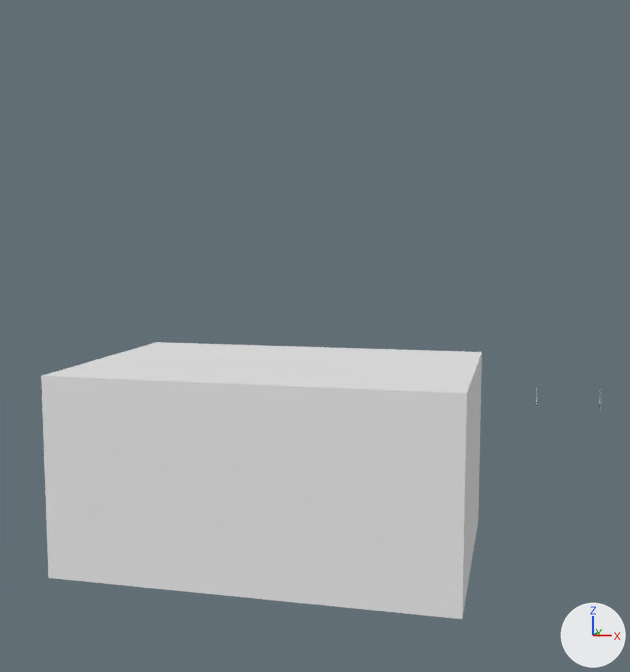
A saved change to the Blender file Assets/lab.blend.
One viewpoint serves both versions: a camera (50 mm lens) standing at (4.88, -17.5, 6.61) and looking at (0.62, 0.37, 4.49). Arrows for +X, +Y and +Z are at lower right; the lights stay in place.

In view in the first picture: 'laborator'.
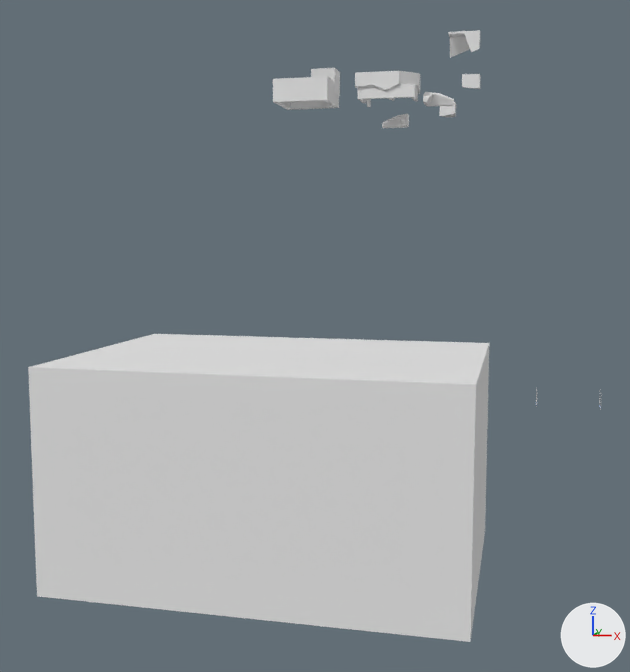
Pixel boxes [x1, y1, x2, y2] of what changed, in the pictures (630 x 672 px):
'laborator', reshaped (11% taller): before [41, 342, 482, 619]; after [28, 334, 489, 642]
'strop_panel.001', added: after [273, 76, 339, 110]
'strop_panel.001_cell.012', added: after [448, 30, 480, 58]
'strop_panel.001_cell.010', added: after [386, 71, 420, 94]
'strop_panel.001_cell.005', added: after [423, 92, 454, 106]
'Cube', added: after [311, 68, 340, 97]
'strop_panel.001_cell.002', added: after [386, 84, 418, 101]
'strop_panel.001_cell.009', added: after [358, 85, 386, 103]
'strop_panel.001_cell.014', added: after [382, 114, 409, 128]
'strop_panel.001_cell.013', added: after [462, 74, 481, 89]
'strop_panel.001_cell.008', added: after [355, 72, 372, 88]
'strop_panel.001_cell.015', added: after [372, 71, 386, 91]
'strop_panel.001_cell.003', added: after [440, 102, 456, 117]
'strop_panel.001_cell.001', added: after [411, 85, 415, 97]
'strop_panel.001_cell.007', added: after [386, 98, 394, 101]
part 1 of me_cube, built on: after [28, 334, 489, 642]

The change, as a list of edits to the scene's bpy script:
```text
Change me_cube:
    used by ob_laborator; location = (0.0, 0.0, 0.0); scale = (4.0, 3.0, 1.75)
    remove me_cube.from_pydata(...)  # 8 vertices, 6 faces; spans x -1.0..1.0, y -0.9..0.9, z -0.03..2.26
    remove me_cube.materials.append(mat_material)  # white #e7e7e7
    add me_cube.from_pydata(...)  # 24 vertices, 22 faces; spans x -1.04..1.04, y -0.97..0.97, z -0.2..2.37
    me_cube part 1
    1 face is deleted
    16 vertices are added at x -1.04..1.04, y -0.97..0.97, z -0.2..2.37
    17 new faces join them, mat_zdi (white #e7e7e7)
    add me_cube.materials.append(mat_zdi)  # white #e7e7e7
    add me_cube.materials.append(mat_podlaha)  # light grey #d6d6d6
Add ob_cube:
    ob_cube = bpy.data.objects.new('Cube', me_cube_1)  # a box spanning x -1.0..1.0, y -1.0..1.0, z -1.0..1.0
    ob_cube.parent = ob_strop_panel_001
    ob_cube.location = (0.164, 3.393, 10.22)
    ob_cube.scale = (-0.287, -0.287, -0.287)
Add ob_strop_panel_001:
    ob_strop_panel_001 = bpy.data.objects.new('strop_panel.001', me_cube_000)  # 16 vertices, 14 faces; spans x -0.642..0.642, y -0.642..0.642, z -0.193..0.326; in mat_material (white #e7e7e7)
    ob_strop_panel_001.location = (-0.2, 2.98, 9.85)
Add ob_strop_panel_001_cell_001:
    ob_strop_panel_001_cell_001 = bpy.data.objects.new('strop_panel.001_cell.001', me_mesh_017)  # 15 vertices, 6 faces; spans x -0.05..0.03, y -0.03..0.05, z -0.123..0.136; in mat_material (white #e7e7e7)
    ob_strop_panel_001_cell_001.location = (2.39, 2.37, 9.78)
Add ob_strop_panel_001_cell_002:
    ob_strop_panel_001_cell_002 = bpy.data.objects.new('strop_panel.001_cell.002', me_mesh_018)  # 51 vertices, 15 faces; spans x -0.451..0.189, y -0.223..0.418, z -0.144..0.147; in mat_material (white #e7e7e7)
    ob_strop_panel_001_cell_002.location = (2.23, 2.56, 9.8)
Add ob_strop_panel_001_cell_003:
    ob_strop_panel_001_cell_003 = bpy.data.objects.new('strop_panel.001_cell.003', me_mesh_019)  # 54 vertices, 52 faces; spans x -0.271..0.121, y -0.249..0.143, z -0.102..0.207; in mat_material (white #e7e7e7)
    ob_strop_panel_001_cell_003.location = (3.08, 3.99, 9.53)
Add ob_strop_panel_001_cell_005:
    ob_strop_panel_001_cell_005 = bpy.data.objects.new('strop_panel.001_cell.005', me_mesh_021)  # 66 vertices, 68 faces; spans x -0.18..0.461, y -0.436..0.205, z -0.138..0.153; in mat_material (white #e7e7e7)
    ob_strop_panel_001_cell_005.location = (2.74, 3.27, 9.74)
Add ob_strop_panel_001_cell_007:
    ob_strop_panel_001_cell_007 = bpy.data.objects.new('strop_panel.001_cell.007', me_mesh_023)  # 64 vertices, 30 faces; spans x -0.344..0.347, y -0.346..0.345, z -0.249..0.219; in mat_material (white #e7e7e7)
    ob_strop_panel_001_cell_007.location = (1.43, 3.32, 10.01)
Add ob_strop_panel_001_cell_008:
    ob_strop_panel_001_cell_008 = bpy.data.objects.new('strop_panel.001_cell.008', me_mesh_024)  # 30 vertices, 18 faces; spans x -0.132..0.262, y -0.125..0.268, z -0.104..0.205; in mat_material (white #e7e7e7)
    ob_strop_panel_001_cell_008.location = (1.22, 2.41, 10.02)
Add ob_strop_panel_001_cell_009:
    ob_strop_panel_001_cell_009 = bpy.data.objects.new('strop_panel.001_cell.009', me_mesh_025)  # 43 vertices, 13 faces; spans x -0.208..0.432, y -0.21..0.431, z -0.149..0.143; in mat_material (white #e7e7e7)
    ob_strop_panel_001_cell_009.location = (1.35, 2.55, 9.81)
Add ob_strop_panel_001_cell_010:
    ob_strop_panel_001_cell_010 = bpy.data.objects.new('strop_panel.001_cell.010', me_mesh_026)  # 56 vertices, 27 faces; spans x -0.354..0.337, y -0.357..0.335, z -0.247..0.221; in mat_material (white #e7e7e7)
    ob_strop_panel_001_cell_010.location = (2.14, 2.64, 10.01)
Add ob_strop_panel_001_cell_012:
    ob_strop_panel_001_cell_012 = bpy.data.objects.new('strop_panel.001_cell.012', me_mesh_028)  # 75 vertices, 36 faces; spans x -0.331..0.361, y -0.306..0.385, z -0.25..0.218; in mat_material (white #e7e7e7)
    ob_strop_panel_001_cell_012.location = (3.42, 3.27, 10.93)
Add ob_strop_panel_001_cell_013:
    ob_strop_panel_001_cell_013 = bpy.data.objects.new('strop_panel.001_cell.013', me_mesh_029)  # 56 vertices, 54 faces; spans x -0.249..0.143, y -0.121..0.271, z -0.102..0.207; in mat_material (white #e7e7e7)
    ob_strop_panel_001_cell_013.location = (3.66, 3.15, 10.01)
Add ob_strop_panel_001_cell_014:
    ob_strop_panel_001_cell_014 = bpy.data.objects.new('strop_panel.001_cell.014', me_mesh_030)  # 78 vertices, 80 faces; spans x -0.41..0.231, y -0.467..0.174, z -0.148..0.144; in mat_material (white #e7e7e7)
    ob_strop_panel_001_cell_014.location = (1.88, 3.74, 9.33)
Add ob_strop_panel_001_cell_015:
    ob_strop_panel_001_cell_015 = bpy.data.objects.new('strop_panel.001_cell.015', me_mesh_031)  # 59 vertices, 27 faces; spans x -0.331..0.361, y -0.376..0.315, z -0.269..0.198; in mat_material (white #e7e7e7)
    ob_strop_panel_001_cell_015.location = (1.42, 2.66, 10.03)
```
